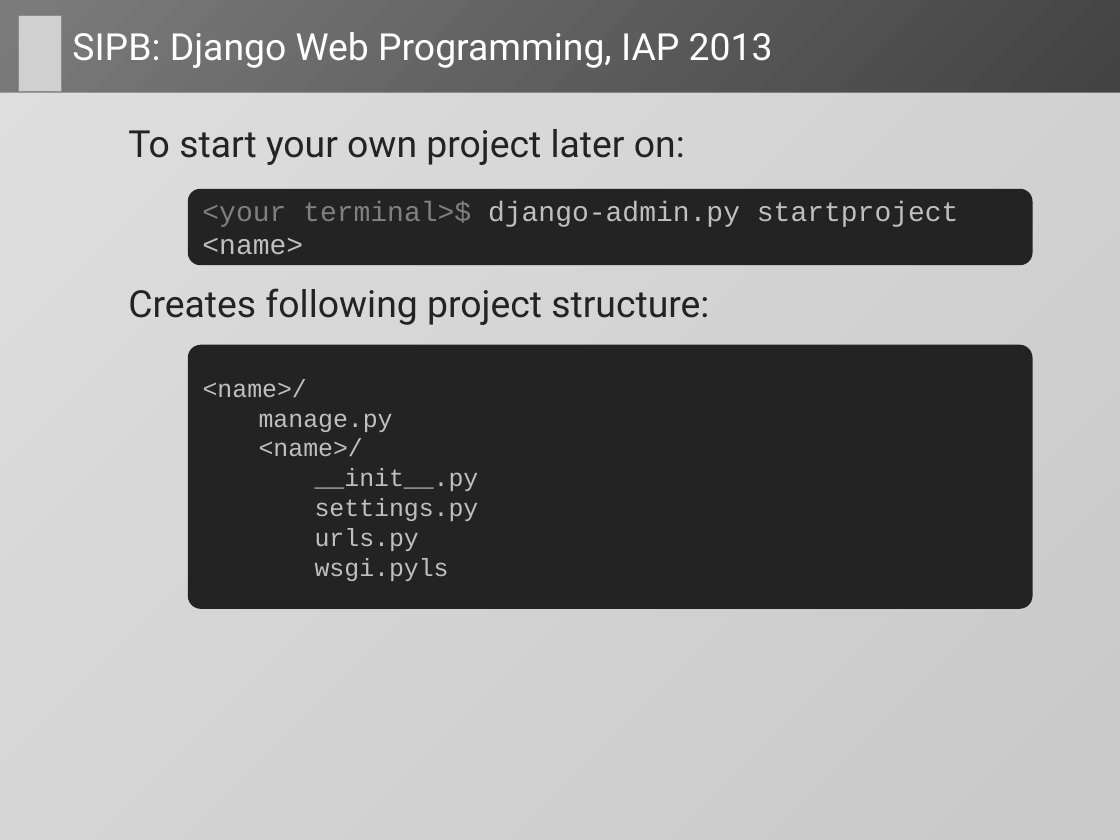
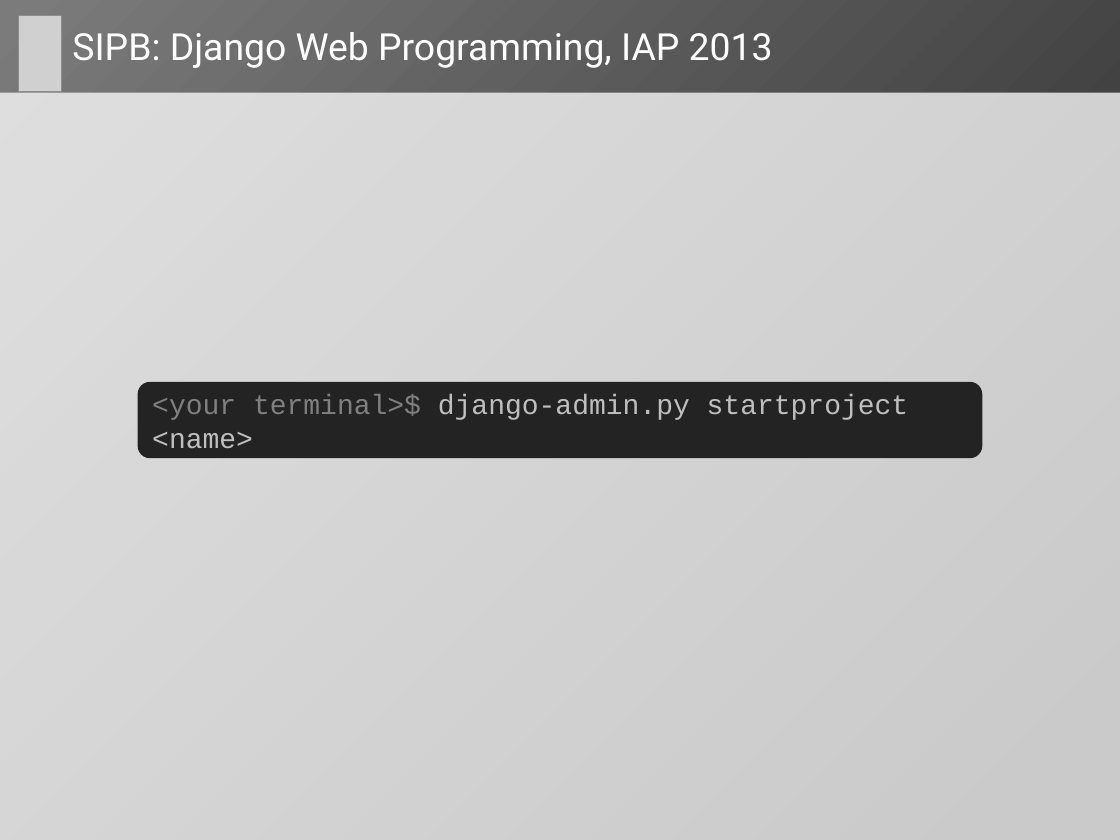
Before and after one commit to dlukeomalley/SIPB_django_class, a slide deck: slide 20 of slides/django_slides.pptx (slide 19 before the commit). Drawn at 1120x840 pixels with LibreOffice and Linux fonts; fonts in the diff are those of the drawing; grey boxes stand for pictures. Boxes give left, top, right and bottom in pixels: in the first picture for what was removed or moved away, otherwise in the second. Text is boxed around its words. In the diff, an @@ line names an element or a change of style, - is before the commit and + after.

```diff
--- a/slides/django_slides.pptx
+++ b/slides/django_slides.pptx
@@ text removed at <box>128,129,685,165</box> @@
-  To start your own project later on:
@@ text removed at <box>128,288,709,325</box> @@
-  Creates following project structure:
@@ rounded rectangle removed at <box>188,345,1033,609</box> @@
-<name>/
-manage.py
-<name>/
-  __init__.py
-  settings.py
-  urls.py
-  wsgi.pyls
@@ rounded rectangle "<your terminal>$ django-admin.py startproject <name>": place and size @@
-rounded rectangle "<your terminal>$ django-admin.py startproject <name>" at <box>188,189,1033,265</box>
+rounded rectangle "<your terminal>$ django-admin.py startproject <name>" at <box>138,382,982,458</box>
```
Also in this commit, not shown: 15 other slides changed, 9 slides added, 1 slide removed, 3 other files.
